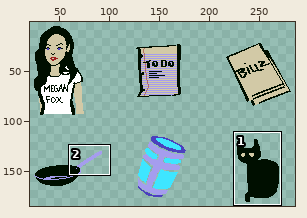
Sprite sheet: Assests/thoughts.png. Above, an overview of the earlier version with the close-up marked.
Close-up. First the earlier version:
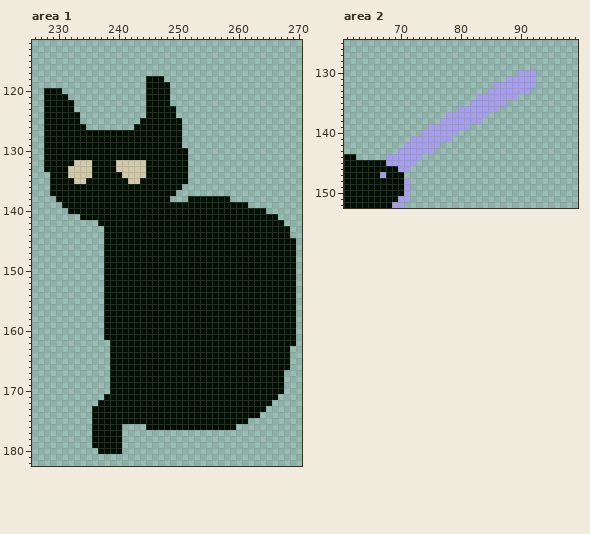
The file is 300x200 pixels. Shown: area 1: x 226..270, y 112..182; area 2: x 61..99, y 125..152. The wide view leaves out empty margins. The commit also changed other parts of the picture, which this record leaves out.
After the commit:
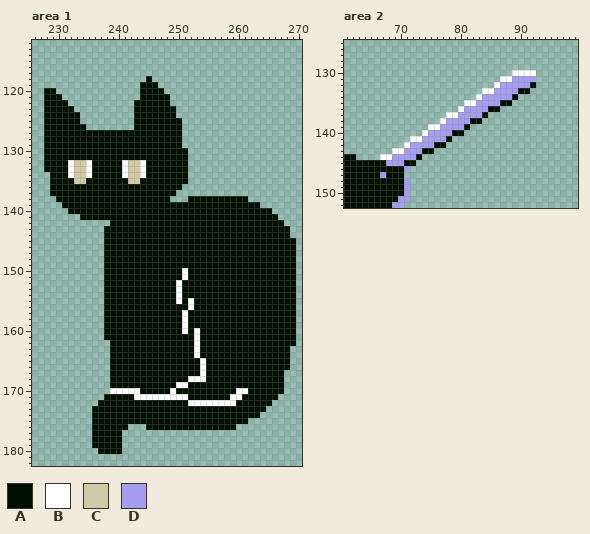
Palette (. is transparent): A #000f00  B #ffffff  C #d2c9a6  D #a59dee
Diff:
--- area 1
@@ x 228..250 @@
 117 .......................
-118 .................AAA...
-119 .................AAAA..
-120 AAA..............AAAA..
-121 AAAA.............AAAA..
-122 AAAAA............AAAA..
-123 AAAAA............AAAAA.
-124 AAAAAA...........AAAAA.
-125 AAAAAA..........AAAAAAA
+118 .................A.....
+119 ................AAA....
+120 AA..............AAAA...
+121 AAA.............AAAAA..
+122 AAAA...........AAAAAA..
+123 AAAAA..........AAAAAAA.
+124 AAAAAA.........AAAAAAA.
+125 AAAAAA.........AAAAAAAA
 126 AAAAAAA........AAAAAAAA
@@ x 230..246 @@
 131 AAAAAAAAAAAAAAAAA
-132 AAACCCAAAACCCCCAA
-133 AACCCCAAAACCCCCAA
-134 AACCCCAAAAACCCCAA
+132 AABCCBAAAAABCCBAA
+133 AABCCBAAAAABCCBAA
+134 AABCCBAAAAABCCBAA
 135 AAACCAAAAAAACCAAA
@@ x 226..270 @@
 137 ...AAAAAAAAAAAAAAAAAAAAA.....................
-138 ....AAAAAAAAAAAAAAAAAAA...AAAAAAA............
-139 .....AAAAAAAAAAAAAAAAAAAAAAAAAAAAAAA.........
-140 ......AAAAAAAAAAAAAAAAAAAAAAAAAAAAAAAAA......
+138 ....AAAAAAAAAAAAAAAAAAA...AAAAAAAAAA.........
+139 .....AAAAAAAAAAAAAAAAAAAAAAAAAAAAAAAAA.......
+140 ......AAAAAAAAAAAAAAAAAAAAAAAAAAAAAAAAAA.....
 141 ........AAAAAAAAAAAAAAAAAAAAAAAAAAAAAAAAA....
-142 ...........AAAAAAAAAAAAAAAAAAAAAAAAAAAAAAA...
+142 .............AAAAAAAAAAAAAAAAAAAAAAAAAAAAA...
 143 ............AAAAAAAAAAAAAAAAAAAAAAAAAAAAAAA..
@@ x 237..263 @@
 149 .AAAAAAAAAAAAAAAAAAAAAAAAAA
-150 .AAAAAAAAAAAAAAAAAAAAAAAAAA
-151 .AAAAAAAAAAAAAAAAAAAAAAAAAA
-152 .AAAAAAAAAAAAAAAAAAAAAAAAAA
-153 .AAAAAAAAAAAAAAAAAAAAAAAAAA
-154 .AAAAAAAAAAAAAAAAAAAAAAAAAA
-155 .AAAAAAAAAAAAAAAAAAAAAAAAAA
-156 .AAAAAAAAAAAAAAAAAAAAAAAAAA
-157 .AAAAAAAAAAAAAAAAAAAAAAAAAA
-158 .AAAAAAAAAAAAAAAAAAAAAAAAAA
-159 .AAAAAAAAAAAAAAAAAAAAAAAAAA
-160 .AAAAAAAAAAAAAAAAAAAAAAAAAA
-161 .AAAAAAAAAAAAAAAAAAAAAAAAAA
-162 ..AAAAAAAAAAAAAAAAAAAAAAAAA
-163 ..AAAAAAAAAAAAAAAAAAAAAAAAA
-164 ..AAAAAAAAAAAAAAAAAAAAAAAAA
-165 ..AAAAAAAAAAAAAAAAAAAAAAAAA
-166 ..AAAAAAAAAAAAAAAAAAAAAAAAA
-167 ..AAAAAAAAAAAAAAAAAAAAAAAAA
-168 ..AAAAAAAAAAAAAAAAAAAAAAAAA
-169 ..AAAAAAAAAAAAAAAAAAAAAAAAA
-170 ..AAAAAAAAAAAAAAAAAAAAAAAAA
-171 .AAAAAAAAAAAAAAAAAAAAAAAAAA
-172 AAAAAAAAAAAAAAAAAAAAAAAAAAA
+150 .AAAAAAAAAAAAABAAAAAAAAAAAA
+151 .AAAAAAAAAAAAABAAAAAAAAAAAA
+152 .AAAAAAAAAAAABAAAAAAAAAAAAA
+153 .AAAAAAAAAAAABAAAAAAAAAAAAA
+154 .AAAAAAAAAAAABAAAAAAAAAAAAA
+155 .AAAAAAAAAAAABABAAAAAAAAAAA
+156 .AAAAAAAAAAAAAABAAAAAAAAAAA
+157 .AAAAAAAAAAAAABAAAAAAAAAAAA
+158 .AAAAAAAAAAAAABAAAAAAAAAAAA
+159 .AAAAAAAAAAAAABAAAAAAAAAAAA
+160 .AAAAAAAAAAAAABABAAAAAAAAAA
+161 .AAAAAAAAAAAAAAABAAAAAAAAAA
+162 ..AAAAAAAAAAAAAABAAAAAAAAAA
+163 ..AAAAAAAAAAAAAABAAAAAAAAAA
+164 ..AAAAAAAAAAAAAABAAAAAAAAAA
+165 ..AAAAAAAAAAAAAAABAAAAAAAAA
+166 ..AAAAAAAAAAAAAAABAAAAAAAAA
+167 ..AAAAAAAAAAAAAAABAAAAAAAAA
+168 ..AAAAAAAAAAAAABBBAAAAAAAAA
+169 ..AAAAAAAAAAABBAAAAAAAAAAAA
+170 ..BBBBBAAAAABAAAAAAAAAABBAA
+171 .AAAAABBBBBBBBBAAAAAAABBAAA
+172 AAAAAAAAAAAAAAABBBBBBBBAAAA
 173 AAAAAAAAAAAAAAAAAAAAAAAAAAA
@@ x 239..243 @@
 175 AAAAA
-176 AA...
+176 AAA..
 177 AA...
--- area 2
@@ x 61..99 @@
 129 .......................................
-130 .............................DDD.......
-131 ...........................DDDDD.......
-132 .........................DDDDDDD.......
-133 ........................DDDDDDD........
-134 ......................DDDDDDD..........
-135 .....................DDDDDD............
-136 ...................DDDDDDD.............
-137 .................DDDDDDD...............
-138 ................DDDDDDD................
-139 ..............DDDDDDD..................
-140 .............DDDDDD....................
-141 ...........DDDDDDD.....................
-142 ..........DDDDDD.......................
-143 .........DDDDDD........................
-144 AA.....DDDDDD..........................
-145 AAAAAAADDDDD...........................
-146 AAAAAAAAADD............................
+130 ............................BBBB.......
+131 ..........................BBDDDD.......
+132 .........................BDDDDDA.......
+133 .......................BBDDDDAA........
+134 ......................BDDDDDA..........
+135 ....................BBDDDDAA...........
+136 ...................BDDDDAA.............
+137 .................BBDDDDA...............
+138 ................BDDDDAA................
+139 ..............BBDDDDA..................
+140 .............BDDDDAA...................
+141 ...........BBDDDDA.....................
+142 ..........BDDDDAA......................
+143 ........BBDDDAA........................
+144 AA....BBDDDDA..........................
+145 AAAAAAADDDAA...........................
+146 AAAAAAAAAAD............................
 147 AAAAAADAAA.............................
